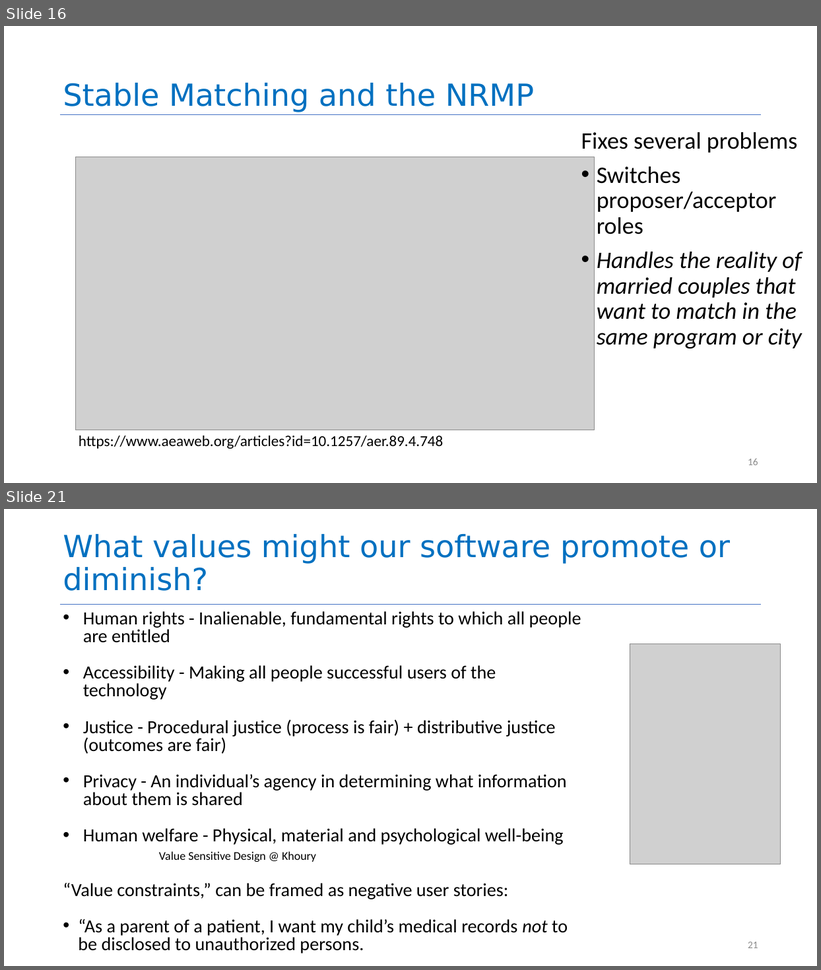
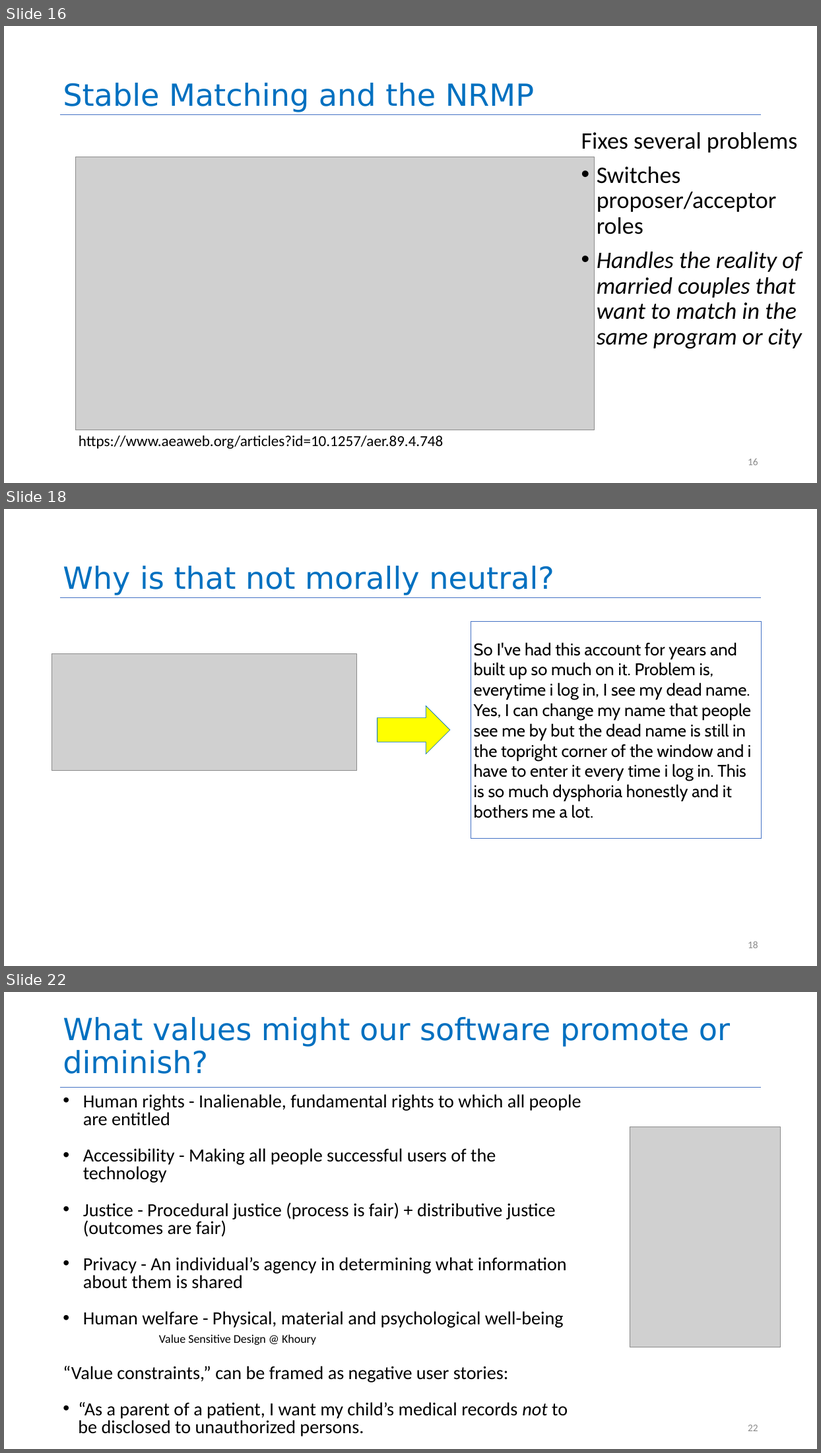
Before and after one commit to neu-se/CS4530-Spring-2026, a slide deck: Slides/Module 15 Engineering Software for Equity.pptx. Shown one above the other, each under a label of ours: slides 16 and 21 before the commit, slides 16, 18 and 22 after it; the slides between them are not shown. The pictures are 821x970 and 821x1453 pixels, drawn with LibreOffice and Linux fonts; fonts in the diff are those of the drawing; grey boxes stand for pictures. Boxes give left, top, right and bottom in pixels: in the first picture for what was removed or moved away, otherwise in the second. Text is boxed around its words. In the diff, an @@ line names an element or a change of style, - is before the commit and + after.

```diff
--- a/Slides/Module 15 Engineering Software for Equity.pptx
+++ b/Slides/Module 15 Engineering Software for Equity.pptx
@@ slide 18 added at bbox=[4, 509, 817, 966], background #FFFFFF; not listed: 1 template element that a slide beside it also shows @@
@@ title added at bbox=[63, 566, 554, 595], 72 pt, text #0070C0 @@
+Why is that not morally neutral?
@@ rectangle added at bbox=[471, 621, 761, 838], outline #4472C4 1 pt, 40 pt, text #000000 @@
+So I've had this account for years and built up so much on it. Problem is, everytime i log in, I see my dead name. Yes, I can change my name that people see me by but the dead name is still in the topright corner of the window and i have to enter it every time i log in. This is so much dysphoria honestly and it bothers me a lot.
@@ picture added at bbox=[52, 654, 356, 771] @@
@@ right arrow added at bbox=[377, 706, 450, 754], fill #FFFF00, outline #0070C0 1 pt @@
@@ page number added at bbox=[748, 941, 758, 949], 24 pt, text #8C8C8C @@
+18
@@ what was slide 21 is now slide 22 @@
@@ page number at bbox=[748, 1425, 758, 1432]: text changed @@
-21
+22
```
Also in this commit, not shown: 8 slides changed, 2 other slides added, 1 other file.
